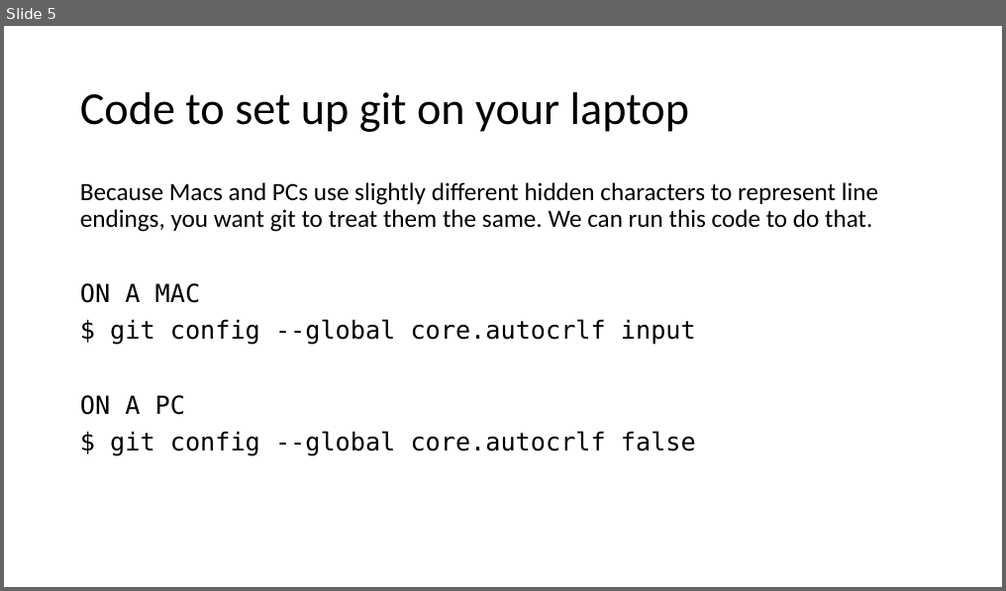
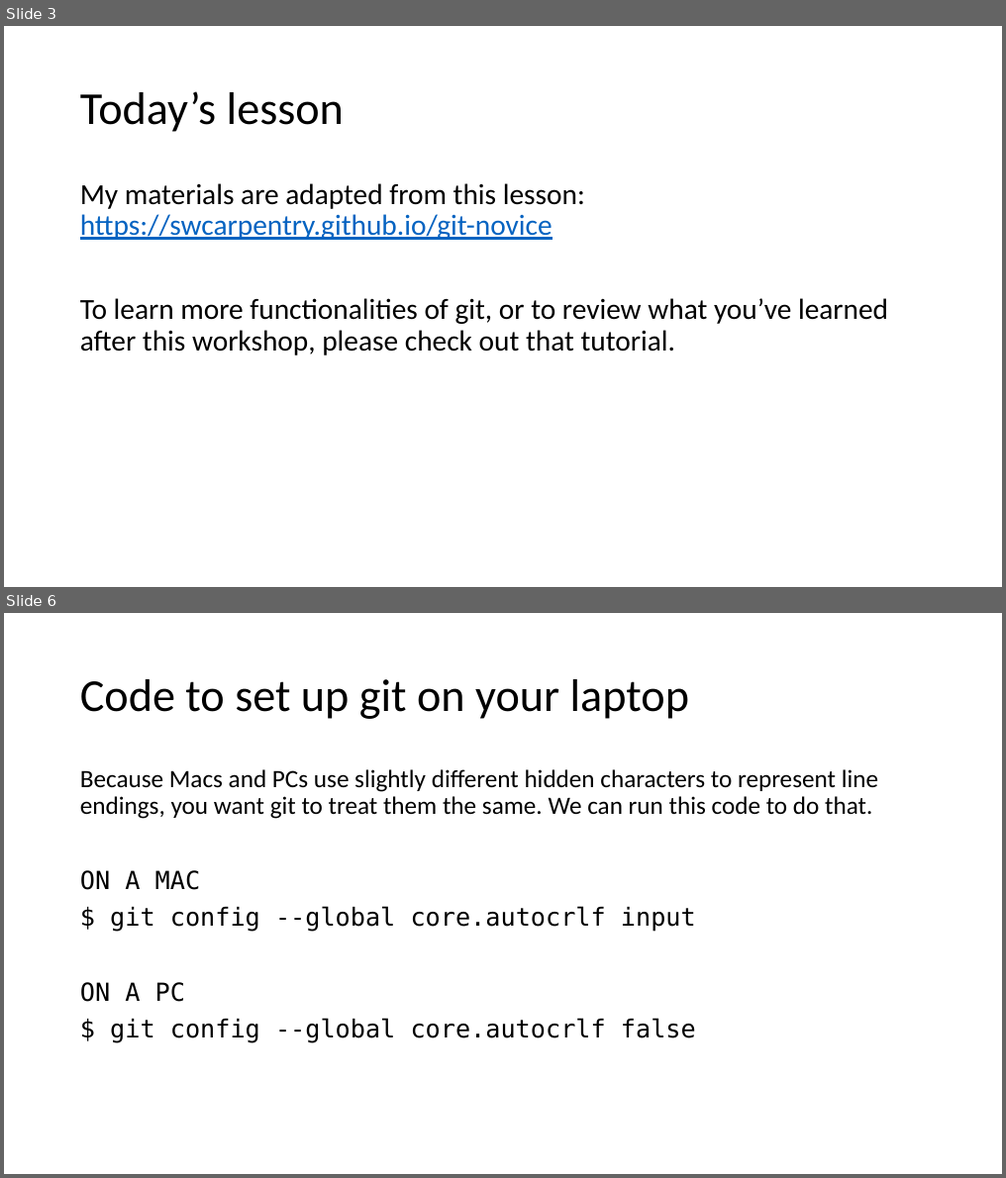
Before and after one commit to nuitrcs/introGit, a slide deck: introGit.pptx. Shown one above the other, each under a label of ours: slide 5 before the commit, slides 3 and 6 after it; the slides between them are not shown. The pictures are 1006x591 and 1006x1178 pixels, drawn with LibreOffice and Linux fonts; fonts in the diff are those of the drawing. Boxes give left, top, right and bottom in pixels: in the first picture for what was removed or moved away, otherwise in the second. Text is boxed around its words. In the diff, an @@ line names an element or a change of style, - is before the commit and + after.

```diff
--- a/introGit.pptx
+++ b/introGit.pptx
@@ slide 3 added at [4, 26, 1002, 587], background #FFFFFF @@
@@ title added at [80, 91, 344, 132], 44 pt, text #000000 @@
+Today’s lesson
@@ text added at [80, 183, 888, 356], 28 pt, text #000000 @@
+My materials are adapted from this lesson: https://swcarpentry.github.io/git-novice
+To learn more functionalities of git, or to review what you’ve learned after this workshop, please check out that tutorial.
@@ what was slide 5 is now slide 6 @@
```
Also in this commit, not shown: 9 slides changed, 3 other slides added, 2 slides removed.
